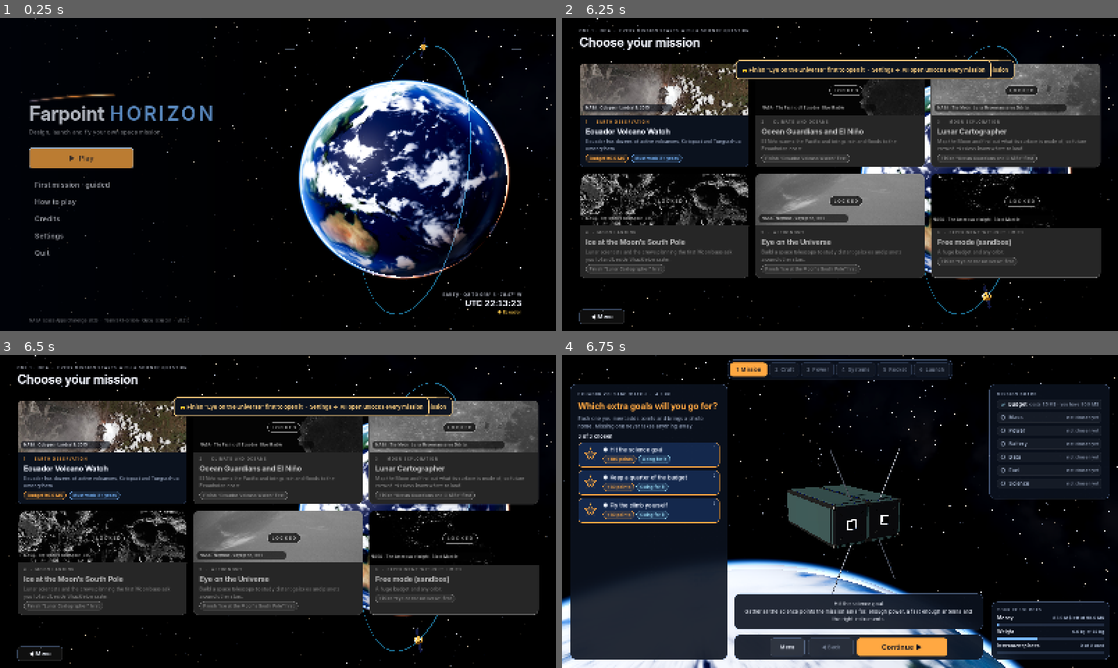
Above: before the commit, frames 1-4 (two rows, left to right).
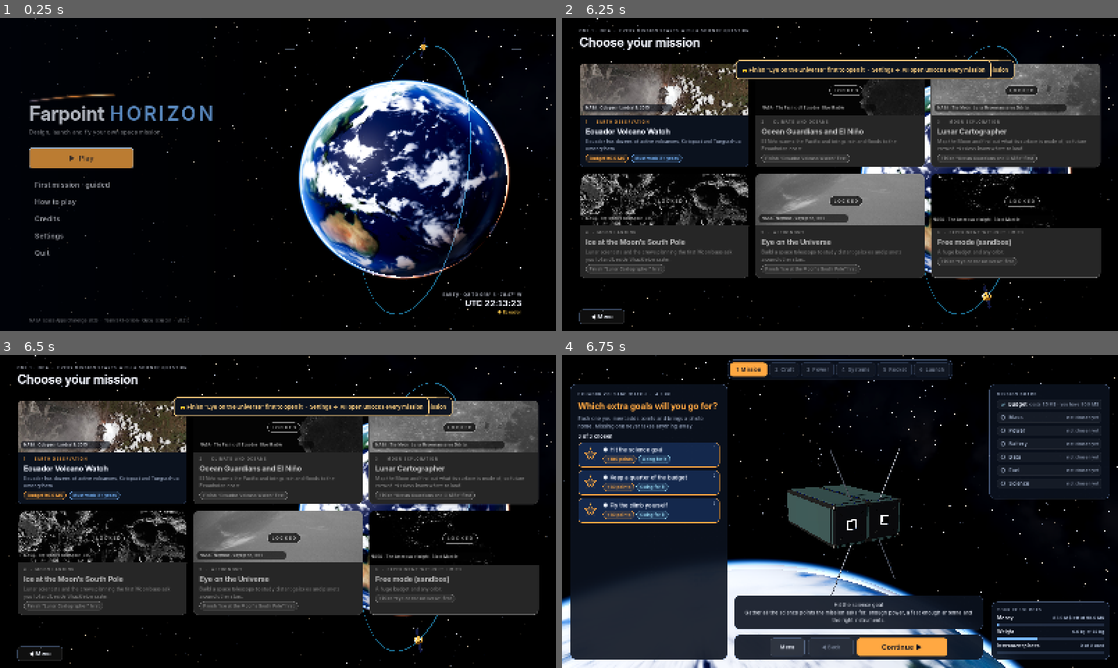
Above: after the commit, the same moments.

Repository: alexanderkholodov1/farpoint-horizon
Game: Godot game, scene res://scenes/main.tscn
Same seed, same stepped clock (60 frames per second), same inputs: the game is played once before the commit and once after it. Sound files missing from this copy of the repository are replaced by a short silence.
Inputs (mouse positions are in pixels of both pictures, inside the frame that each line leads up to):
- Up to frame 1 (0.25 s): no input
- Up to frame 2 (6.25 s): click "▶ Play" at 0.5 s; tap Enter at 1.25 s; move the mouse to (962, 158) at 1.27 s; hold Right 1.28-2 s; hold Shift 1.28-2 s; click (962, 158) at 1.42 s; tap Space at 1.52, 6.02 s; click "◀ Menu" at 2 s; click "▶ Play" at 2.75 s; drag from (728, 190) to (812, 237) at 3.52 s; move the mouse to (895, 105) at 4.27 s; hold Right 4.28-5 s; hold Z 4.28-5 s; click (895, 105) at 4.42 s; drag from (812, 237) to (673, 127) at 5.02 s; move the mouse to (1006, 221) at 5.77 s; hold Left from 5.78 s (still down); tap P at 5.85 s; click (1006, 221) at 5.92 s
- Up to frame 3 (6.5 s): keep holding Left
- Up to frame 4 (6.75 s): release Left at 6.5 s; drag from (673, 464) to (756, 433) at 6.52 s

Frames 1-3 are identical in both runs. In frame 4, 0.9% of the frame differs, in the area x 31-76%, y 76-86%.

Commit message:
Every term in plain words (issue #69): orbits, radios, aiming and engines named plainly first with the abbreviation second (Over the poles, same sunlight daily (SSO, 700 km); Fast radio (X band); Spinning wheels: steady aim); a glossary in data (orbit, LEO, SSO, GEO, L2, delta-v, radio bands, CubeSat, eclipse, reaction wheels, star tracker), cited, whose meaning the design adds when an option shows the word; how to play lists every word; delta-v said as a speed change or as fuel; small data in MB instead of 0.000 GB

Diff:
--- a/data/adcs.json
+++ b/data/adcs.json
@@ -2,7 +2,7 @@
  "doc": "Attitude determination and control systems (pointing).",
  "entries": {
   "mag": {
-   "name": "Magnetorquers and sun sensors",
+   "name": "Magnets and sun sensors: rough aim",
    "level": 1,
    "mass_pct": 0.03,
    "power_pct": 0.2,
@@ -14,7 +14,7 @@
    "simplified": "The levels and the percentages of the platform are our own simplification of three real attitude control families; pointing accuracy is the typical value of each."
   },
   "rw": {
-   "name": "Reaction wheels",
+   "name": "Spinning wheels: steady aim",
    "level": 2,
    "mass_pct": 0.08,
    "power_pct": 0.5,
@@ -26,7 +26,7 @@
    "simplified": "The levels and the percentages of the platform are our own simplification of three real attitude control families; pointing accuracy is the typical value of each."
   },
   "st": {
-   "name": "Wheels and star tracker",
+   "name": "Wheels and a star camera: precise aim",
    "level": 3,
    "mass_pct": 0.12,
    "power_pct": 0.7,
--- a/data/comms.json
+++ b/data/comms.json
@@ -2,7 +2,7 @@
  "doc": "Communication systems.",
  "entries": {
   "uhf": {
-   "name": "UHF radio",
+   "name": "Simple radio (UHF)",
    "rate": 0.0096,
    "mass": 0.1,
    "power": 2.0,
@@ -15,7 +15,7 @@
    "simplified": "Rounded data rates of real radios of each band. Power, mass and cost are typical values, and the dish size only draws the craft."
   },
   "sband": {
-   "name": "S band",
+   "name": "Standard radio (S band)",
    "rate": 2.0,
    "mass": 0.6,
    "power": 6.0,
@@ -28,7 +28,7 @@
    "simplified": "Rounded data rates of real radios of each band. Power, mass and cost are typical values, and the dish size only draws the craft."
   },
   "xband": {
-   "name": "X band",
+   "name": "Fast radio (X band)",
    "rate": 150.0,
    "mass": 6.0,
    "power": 35.0,
@@ -41,7 +41,7 @@
    "simplified": "Rounded data rates of real radios of each band. Power, mass and cost are typical values, and the dish size only draws the craft."
   },
   "ka": {
-   "name": "Ka band high gain",
+   "name": "Fastest radio, with a dish (Ka band)",
    "rate": 1200.0,
    "mass": 25.0,
    "power": 90.0,
--- a/data/credits.json
+++ b/data/credits.json
@@ -363,9 +363,13 @@
     {
      "id": "S-afj-loi",
      "text": "O'Brien, F. Lunar Orbit Insertion, Apollo Flight Journal (NASA History Office, hosted at apollojournals.o …(285 unchanged characters)…
+    },
+    {
+     "id": "S-eo-orbits",
+     "text": "Riebeek, H. Catalog of Earth Satellite Orbits, NASA Earth Observatory, 2009. https://earthobservatory.nasa.gov/features/OrbitsCatalog. Low, Sun-synchronous and geostationary orbits in plain words: the glossary of the game (issue #69) and the plain names of its orbits."
     }
    ]
   }
  ],
- "count": 70
+ "count": 71
 }
--- /dev/null
+++ b/data/glossary.json
@@ -0,0 +1,128 @@
+{
+  "doc": "Words a newcomer may not know (issue #69): `aka` lists how the word appears on screen; the design screen adds a word's meaning when an option shows it, and How to play lists them all. Texts are English; Spanish in i18n/glossary.csv.",
+  "entries": {
+    "orbit": {
+      "term": "Orbit",
+      "aka": [
+        "orbit",
+        "orbits"
+      ],
+      "meaning": "The path a craft follows around a planet, falling all the time but moving sideways fast enough to keep missing the ground.",
+      "source": [
+        "S-eo-orbits"
+      ]
+    },
+    "LEO": {
+      "term": "LEO",
+      "aka": [
+        "LEO",
+        "low orbit"
+      ],
+      "meaning": "Low Earth orbit: a few hundred km up, a lap every hour and a half. Easy to reach, but the thin air slowly drags craft down.",
+      "source": [
+        "S-eo-orbits"
+      ]
+    },
+    "SSO": {
+      "term": "SSO",
+      "aka": [
+        "SSO",
+        "Sun-synchronous",
+        "polar orbit"
+      ],
+      "meaning": "Sun-synchronous orbit: passes near the poles and crosses each place at the same hour of sunlight every day, so pictures can be compared day after day.",
+      "source": [
+        "S-eo-orbits"
+      ]
+    },
+    "GEO": {
+      "term": "GEO",
+      "aka": [
+        "GEO",
+        "geostationary"
+      ],
+      "meaning": "Geostationary orbit: 35,786 km above the equator, where one lap takes a day, so the craft stays over the same spot.",
+      "source": [
+        "S-eo-orbits"
+      ]
+    },
+    "L2": {
+      "term": "L2",
+      "aka": [
+        "L2"
+      ],
+      "meaning": "A point 1.5 million km away on the far side of the Earth from the Sun, where a telescope can keep the Sun, Earth and Moon behind its shield.",
+      "source": [
+        "S-webb-orbit"
+      ]
+    },
+    "Δv": {
+      "term": "Δv",
+      "aka": [
+        "Δv",
+        "delta-v",
+        "speed change"
+      ],
+      "meaning": "Delta-v: how much a craft can change its speed with its fuel. Every move (climbing to an orbit, staying in it) costs some.",
+      "source": [
+        "S-delta-v"
+      ]
+    },
+    "band": {
+      "term": "Radio bands",
+      "aka": [
+        "S band",
+        "X band",
+        "Ka band",
+        "UHF"
+      ],
+      "meaning": "The higher the frequency (UHF, S, X, Ka), the more data per second, but the more exact the aim of the antenna must be.",
+      "source": [
+        "S-descanso-bands"
+      ]
+    },
+    "CubeSat": {
+      "term": "CubeSat",
+      "aka": [
+        "CubeSat"
+      ],
+      "meaning": "A small satellite built from 10 cm cubes: a 3U is three cubes in a row. Cheap and quick to build.",
+      "source": [
+        "S4"
+      ]
+    },
+    "eclipse": {
+      "term": "Shadow (eclipse)",
+      "aka": [
+        "shadow",
+        "eclipse"
+      ],
+      "meaning": "The part of each lap spent in the Earth's shadow, where solar panels make nothing and the battery keeps the craft alive.",
+      "source": [
+        "S-eo-orbits"
+      ]
+    },
+    "reaction wheels": {
+      "term": "Reaction wheels",
+      "aka": [
+        "reaction wheels",
+        "Spinning wheels"
+      ],
+      "meaning": "Wheels spun by motors inside the craft: speeding one up turns the craft the other way, so it can aim without fuel.",
+      "source": [
+        "S-nasa-soa"
+      ]
+    },
+    "star tracker": {
+      "term": "Star tracker",
+      "aka": [
+        "star tracker",
+        "star camera"
+      ],
+      "meaning": "A small camera that recognizes star patterns to know exactly where the craft points.",
+      "source": [
+        "S-nasa-soa"
+      ]
+    }
+  }
+}
--- a/data/orbits.json
+++ b/data/orbits.json
@@ -2,8 +2,8 @@
  "doc": "Orbits and destinations.",
  "entries": {
   "leo": {
-   "name": "Low orbit (400 km)",
-   "short": "LEO",
+   "name": "Low orbit, 400 km (LEO)",
+   "short": "low orbit",
    "period_min": 92.0,
    "eclipse_min": 36.0,
    "eclipse_frac": 0.38,
@@ -29,8 +29,8 @@
    }
   },
   "sso": {
-   "name": "Sun-synchronous (700 km)",
-   "short": "SSO",
+   "name": "Over the poles, same sunlight daily (SSO, 700 km)",
+   "short": "polar orbit (SSO)",
    "period_min": 99.0,
    "eclipse_min": 33.0,
    "eclipse_frac": 0.34,
@@ -53,8 +53,8 @@
    "simplified": "Period, eclipse and contact times are rounded from the circular orbit of that altitude; the delta-v to arrive and to hold the orbit are simplified, and the operations cost is our own game balance."
   },
   "geo": {
-   "name": "Geostationary (35,786 km)",
-   "short": "GEO",
+   "name": "Fixed over one spot, 35,786 km (GEO)",
+   "short": "geostationary orbit",
    "period_min": 1436.0,
    "eclipse_min": 72.0,
    "eclipse_frac": 0.01,
@@ -79,8 +79,8 @@
    }
   },
   "lunar": {
-   "name": "Lunar orbit (100 km)",
-   "short": "MOON",
+   "name": "Around the Moon, 100 km",
+   "short": "orbit around the Moon",
    "period_min": 118.0,
    "eclipse_min": 47.0,
    "eclipse_frac": 0.4,
@@ -104,8 +104,8 @@
    }
   },
   "l2": {
-   "name": "Sun-Earth L2 point",
-   "short": "L2",
+   "name": "Far side of the Earth from the Sun, 1.5 million km (L2)",
+   "short": "the L2 point",
    "period_min": 259200.0,
    "eclipse_min": 0.0,
    "eclipse_frac": 0.0,
--- a/data/propulsion.json
+++ b/data/propulsion.json
@@ -26,7 +26,7 @@
    "simplified": "The delta-v is the total the craft carries, simplified to one value per technology. Mass and cost are percentages of the dry craft, our own simplification."
   },
   "chem": {
-   "name": "Chemical (hydrazine)",
+   "name": "Chemical rocket engine (hydrazine)",
    "dv": 1500.0,
    "mass_pct": 0.6,
    "cost_pct": 0.15,
@@ -38,7 +38,7 @@
    "simplified": "The delta-v is the total the craft carries, simplified to one value per technology. Mass and cost are percentages of the dry craft, our own simplification."
   },
   "ion": {
-   "name": "Electric (ion)",
+   "name": "Electric engine (ion): gentle but thrifty",
    "dv": 4000.0,
    "mass_pct": 0.15,
    "cost_pct": 0.25,
--- /dev/null
+++ b/i18n/glossary.csv
@@ -0,0 +1,40 @@
+keys,es
+"Low orbit, 400 km (LEO)","Órbita baja, 400 km (LEO)"
+"low orbit","órbita baja"
+"Over the poles, same sunlight daily (SSO, 700 km)","Sobre los polos, misma luz cada día (SSO, 700 km)"
+"polar orbit (SSO)","órbita polar (SSO)"
+"Fixed over one spot, 35,786 km (GEO)","Fija sobre un punto, 35.786 km (GEO)"
+"geostationary orbit","órbita geoestacionaria"
+"Around the Moon, 100 km","Alrededor de la Luna, 100 km"
+"orbit around the Moon","órbita lunar"
+"Far side of the Earth from the Sun, 1.5 million km (L2)","Del lado opuesto al Sol, a 1,5 millones de km (L2)"
+"the L2 point","el punto L2"
+"Simple radio (UHF)","Radio sencilla (UHF)"
+"Standard radio (S band)","Radio estándar (banda S)"
+"Fast radio (X band)","Radio rápida (banda X)"
+"Fastest radio, with a dish (Ka band)","La radio más rápida, con antena parabólica (banda Ka)"
+"Magnets and sun sensors: rough aim","Imanes y sensores de sol: apuntado grueso"
+"Spinning wheels: steady aim","Ruedas giratorias: apuntado estable"
+"Wheels and a star camera: precise aim","Ruedas y cámara de estrellas: apuntado preciso"
+"Chemical rocket engine (hydrazine)","Motor cohete químico (hidracina)"
+"Electric engine (ion): gentle but thrifty","Motor eléctrico (iónico): suave pero ahorrador"
+"The path a craft follows around a planet, falling all the time but moving sideways fast enough to keep missing the ground.","El camino que sigue una nave alrededor de un planeta: cae todo el tiempo, pero va de lado tan rápido que nunca toca el suelo."
+"Low Earth orbit: a few hundred km up, a lap every hour and a half. Easy to reach, but the thin air slowly drags craft down.","Órbita baja terrestre: a unos cientos de km, una vuelta cada hora y media. Fácil de alcanzar, pero el aire tenue frena poco a poco a las naves."
+"Sun-synchronous orbit: passes near the poles and crosses each place at the same hour of sunlight every day, so pictures can be compared day after day.","Órbita heliosíncrona: pasa cerca de los polos y cruza cada lugar a la misma hora de luz cada día, así las fotos se pueden comparar día tras día."
+"Geostationary orbit: 35,786 km above the equator, where one lap takes a day, so the craft stays over the same spot.","Órbita geoestacionaria: a 35.786 km sobre el ecuador, donde una vuelta dura un día, así la nave queda sobre el mismo punto."
+"A point 1.5 million km away on the far side of the Earth from the Sun, where a telescope can keep the Sun, Earth and Moon behind its shield.","Un punto a 1,5 millones de km, del lado de la Tierra opuesto al Sol, donde un telescopio puede dejar al Sol, la Tierra y la Luna detrás de su escudo."
+"Delta-v: how much a craft can change its speed with its fuel. Every move (climbing to an orbit, staying in it) costs some.","Delta-v: cuánto puede cambiar su velocidad una nave con su combustible. Cada maniobra (subir a una órbita, mantenerse en ella) cuesta algo."
+"The higher the frequency (UHF, S, X, Ka), the more data per second, but the more exact the aim of the antenna must be.","Cuanto más alta la frecuencia (UHF, S, X, Ka), más datos por segundo, pero más exacto debe ser el apuntado de la antena."
+"A small satellite built from 10 cm cubes: a 3U is three cubes in a row. Cheap and quick to build.","Un satélite pequeño hecho de cubos de 10 cm: un 3U son tres cubos en fila. Barato y rápido de construir."
+"The part of each lap spent in the Earth's shadow, where solar panels make nothing and the battery keeps the craft alive.","La parte de cada vuelta en la sombra de la Tierra, donde los paneles solares no producen nada y la batería mantiene viva a la nave."
+"Wheels spun by motors inside the craft: speeding one up turns the craft the other way, so it can aim without fuel.","Ruedas que giran con motores dentro de la nave: al acelerar una, la nave gira al otro lado, así apunta sin combustible."
+"A small camera that recognizes star patterns to know exactly where the craft points.","Una cámara pequeña que reconoce las estrellas para saber con exactitud hacia dónde apunta la nave."
+"Shadow %s per lap · Contact %s per day · speed change to get there %d m/s","Sombra %s por vuelta · Contacto %s por día · cambio de velocidad para llegar %d m/s"
+"Can change its speed by %d m/s · fuel ≈ %s of the mass","Puede cambiar su velocidad en %d m/s · combustible ≈ %s de la masa"
+"Not enough fuel to reach the final orbit","No alcanza el combustible para llegar a la órbita final"
+"Words you will meet","Palabras que vas a encontrar"
+Orbit,Órbita
+Radio bands,Bandas de radio
+Shadow (eclipse),Sombra (eclipse)
+Reaction wheels,Ruedas de reacción
+Star tracker,Rastreador de estrellas
--- a/scripts/mission.gd
+++ b/scripts/mission.gd
@@ -269,7 +269,7 @@
 	if r.pointing_bad.size() > 0:
 		c.append(_ck("warn", tr("Pointing is too coarse"), tr("%s need(s) finer attitude control. Images will come out blurred.") % ", ".join(r.pointing_bad), "adcs"))
 	if not r.insertion_ok:
-		c.append(_ck("warn", tr("Not enough delta-v to reach the final orbit"), tr("You need %.0f m/s to enter %s and the propulsion gives %.0f m/s. The craft won't reach its destination.") % [r.dv_insert, O.short, r.dv_have], "propulsion"))
+		c.append(_ck("warn", tr("Not enough fuel to reach the final orbit"), tr("You need %.0f m/s to enter %s and the propulsion gives %.0f m/s. The craft won't reach its destination.") % [r.dv_insert, O.short, r.dv_have], "propulsion"))
 	elif r.life_years < years:
 		c.append(_ck("warn", tr("The craft won't last %d years") % years, tr("With this orbit and propulsion it lasts ~%.1f years (fuel or air drag).") % r.life_years, "propulsion"))
 	if years < S.min_years:
--- a/scripts/screens/design.gd
+++ b/scripts/screens/design.gd
@@ -14,6 +14,7 @@
 const PartIcon := preload("res://scripts/ui/part_icon.gd")
 const Progress := preload("res://scripts/progress.gd")
 const Objectives := preload("res://scripts/flight/objectives.gd")
+const Glossary := preload("res://scripts/ui/glossary.gd")
 
 const STAGES := ["Mission", "Craft", "Power", "Systems", "Rocket", "Launch"]
 ## The questions in order: [id, the GameData.STEPS id it belongs to, stage, the question, what it is about].
@@ -149,7 +150,8 @@
 	# ---------- bottom centre: what the pointed thing is, and the actions
 	var hb: Array = Kit.hint_box()
 	var ip: Control = hb[0]
-	Kit.place(ip, 0, 1, 1, 1, 496, -214, -388, -110)
+	Kit.place(ip, 0, 1, 1, 1, 496, -110, -388, -110)
+	ip.grow_vertical = Control.GROW_DIRECTION_BEGIN   # grows up with what it says, never under the buttons
 	add_child(ip)
 	info_body = hb[1]
 	info_body.add_theme_font_size_override("font_size", Kit.T_BODY)
@@ -425,9 +427,10 @@
 		if e is InputEventMouseButton and e.pressed and e.button_index == MOUSE_BUTTON_LEFT:
 			Kit.UiSound.play("click")
 			on_click.call())
+	var words: String = Glossary.notes(title, 1)   # the word in its name a newcomer may not know (issue #69)
 	pc.mouse_entered.connect(func():
 		sb.border_color = Kit.C_GOLD
-		_say(title, more))
+		_say(title, more + ("\n" + words if words != "" else "")))
 	pc.mouse_exited.connect(func(): sb.border_color = Kit.C_GOLD if chosen else Kit.C_LINE)
 	return pc
 
@@ -495,7 +498,7 @@
 				left_box.add_child(_tile("orbit", OO.name, [view_word, reach_word], mission.orbit == o, func():
 					mission.orbit = o
 					world.stage_design()
-					on_change(false), OO.desc + "\n" + tr("Shadow %s per lap · Contact %s per day · Δv to get there %d m/s") % [Kit.mins(OO.eclipse_min), Kit.mins(OO.contact_min), int(OO.insert_dv)],
+					on_change(false), OO.desc + "\n" + tr("Shadow %s per lap · Contact %s per day · speed change to get there %d m/s") % [Kit.mins(OO.eclipse_min), Kit.mins(OO.contact_min), int(OO.insert_dv)],
 					"★ " + tr("Best fit") if m >= top and _guided() else "", Kit.C_OK))
 		"bus":
 			# once the craft has parts, each body says whether it can carry them (its mass and its instruments)
@@ -591,7 +594,7 @@
 				var PR: Dictionary = GameData.PROPULSION[p]
 				var f: Array = _fit(PR.dv >= r.dv_need, p == best, tr("Too little"), _keeps_mass("propulsion", p))
 				left_box.add_child(_tile("none" if PR.dv <= 0.0 else "thruster", PR.name, [tr("+%s mass") % Kit.pct(PR.mass_pct), "%d m/s" % int(PR.dv)], mission.propulsion == p, func(): mission.propulsion = p; on_change(true),
-					PR.desc + "\n" + tr("Δv %d m/s · fuel ≈ %s of the mass") % [int(PR.dv), Kit.pct(PR.mass_pct)], f[0], f[1]))
+					PR.desc + "\n" + tr("Can change its speed by %d m/s · fuel ≈ %s of the mass") % [int(PR.dv), Kit.pct(PR.mass_pct)], f[0], f[1]))
 		"launcher":
 			left_box.add_child(Kit.lbl(tr("Your craft weighs %s and goes to %s.") % [Kit.kg(r.mass_total), O.short], Kit.T_BODY, Kit.C_TEXT, Kit.FONT_B, true))
 			var own := _tile("rocket", tr("Build your own rocket"), [tr("Engines, tanks, stages: your design")], false, func(): go("builder", {"back_step": step_idx}),
--- a/scripts/screens/howto.gd
+++ b/scripts/screens/howto.gd
@@ -21,7 +21,10 @@
 	var text := ""
 	for p in PARTS:
 		text += "[b]" + tr(p[0]) + "[/b] " + tr(p[1]) + "\n\n"
-	text += tr("Every number comes from NASA or a real mission; the Credits list every source.")
+	text += "[b]" + tr("Words you will meet") + "[/b]\n"
+	for e in preload("res://scripts/ui/glossary.gd").all():
+		text += "• [b]" + tr(str(e.term)) + "[/b]: " + tr(str(e.meaning)) + "\n"
+	text += "\n" + tr("Every number comes from NASA or a real mission; the Credits list every source.")
 	rt.text = text
 	v.add_child(rt)
 	v.add_child(Kit.lbl(tr("Esc or Enter closes this."), Kit.T_SMALL, Kit.C_DIM))
--- /dev/null
+++ b/scripts/ui/glossary.gd
@@ -0,0 +1,30 @@
+extends RefCounted
+## Words a newcomer may not know (issue #69), from data/glossary.json: what each means in plain words.
+##   const Glossary := preload("res://scripts/ui/glossary.gd")
+##   var notes := Glossary.notes("Fast radio (X band)")   # "Radio bands: the higher the frequency ..."
+
+const PATH := "res://data/glossary.json"
+static var _all: Array = []
+
+
+## Every entry, in the file's order: {term, aka (as shown on screen), meaning (translated)}.
+static func all() -> Array:
+	if _all.is_empty():
+		var d: Dictionary = JSON.parse_string(FileAccess.get_file_as_string(PATH))
+		for k in d.get("entries", {}):
+			var e: Dictionary = d.entries[k]
+			_all.append({"term": e.term, "aka": e.aka, "meaning": e.meaning})
+	return _all
+
+
+## The meanings of the words that appear in `text` (each once), one per line, "Word: meaning".
+static func notes(text: String, most := 99) -> String:
+	var out := PackedStringArray()
+	for e in all():
+		if out.size() >= most:
+			break
+		for a in e.aka:
+			if text.containsn(str(a)) or text.containsn(TranslationServer.translate(str(a))):
+				out.append(TranslationServer.translate(str(e.term)) + ": " + TranslationServer.translate(str(e.meaning)))
+				break
+	return "\n".join(out)
--- a/scripts/ui/kit.gd
+++ b/scripts/ui/kit.gd
@@ -443,7 +443,11 @@
 		return "%.0f GB" % x
 	if x >= 0.1:
 		return "%.1f GB" % x
-	return "%.3f GB" % x
+	if x <= 0.0:
+		return "0 GB"
+	if x >= 0.001:
+		return "%d MB" % roundi(x * 1000.0)   # small amounts in MB: "0.004 GB" reads as nothing at all
+	return "<1 MB"
 
 
 ## Minutes as "45 min", "1.5 h" or "24 h".
--- /dev/null
+++ b/tests/wordsshot.gd
@@ -0,0 +1,58 @@
+extends Node
+## The words a newcomer meets (issue #69): the orbit and radio questions of the design, an option pointed at, and how
+## to play's list of words. Development harness; needs a window. Screenshots in shots/words_*.png.
+var g
+
+
+func _ready() -> void:
+	get_tree().create_timer(60.0).timeout.connect(func(): get_tree().quit())
+	g = load("res://scenes/main.tscn").instantiate()
+	add_child(g)
+	await _wait(1.2)
+	GameState.start_solo()
+	GameState.start_mission("volcanes")
+	g.go("design", {"step": 0})
+	await _wait(0.8)
+	g.screen._show(1)   # where it will fly
+	await _wait(0.6)
+	_point("Over the poles")
+	await _wait(0.4)
+	await _shot("orbit")
+	g.screen._show(6)   # the antenna
+	await _wait(0.6)
+	_point("Fast radio")
+	await _wait(0.4)
+	await _shot("radio")
+	g.go("menu")
+	await _wait(0.6)
+	g.overlay("howto")
+	await _wait(0.6)
+	var rt: RichTextLabel = g.screen.find_children("*", "RichTextLabel", true, false)[0]
+	rt.scroll_to_line(rt.get_line_count() - 1)
+	await _wait(0.3)
+	await _shot("howto")
+	print("wordsshot: done")
+	get_tree().quit()
+
+
+func _point(t: String) -> void:
+	for l in g.find_children("*", "Label", true, false):
+		if l.is_visible_in_tree() and t in l.text:
+			var p: Node = l
+			while p and not (p is PanelContainer):
+				p = p.get_parent()
+			if p:
+				p.mouse_entered.emit()
+			return
+	print("not found: ", t)
+
+
+func _wait(s: float) -> void:
+	await get_tree().create_timer(s).timeout
+
+
+func _shot(name: String) -> void:
+	await RenderingServer.frame_post_draw
+	var dir := ProjectSettings.globalize_path("res://shots")
+	DirAccess.make_dir_recursive_absolute(dir)
+	get_viewport().get_texture().get_image().save_png("%s/words_%s.png" % [dir, name])
--- /dev/null
+++ b/tests/wordsshot.tscn
@@ -0,0 +1,6 @@
+[gd_scene format=3]
+
+[ext_resource type="Script" path="res://tests/wordsshot.gd" id="1"]
+
+[node name="WordsShot" type="Node"]
+script = ExtResource("1")
Not shown, added: i18n/glossary.csv.import
Not shown, added: scripts/ui/glossary.gd.uid
Not shown, added: tests/wordsshot.gd.uid
Not shown, changed: docs/sources.md
